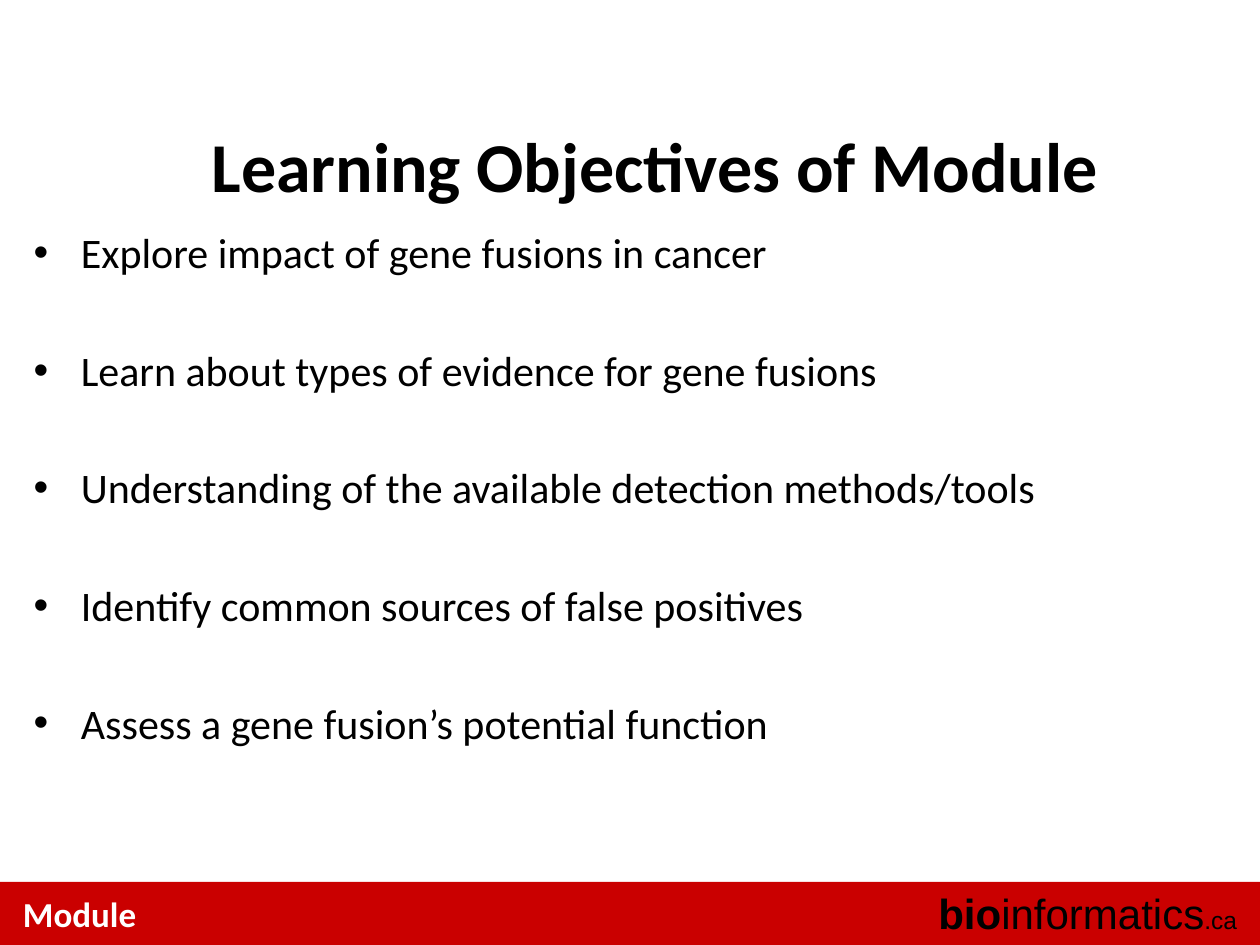
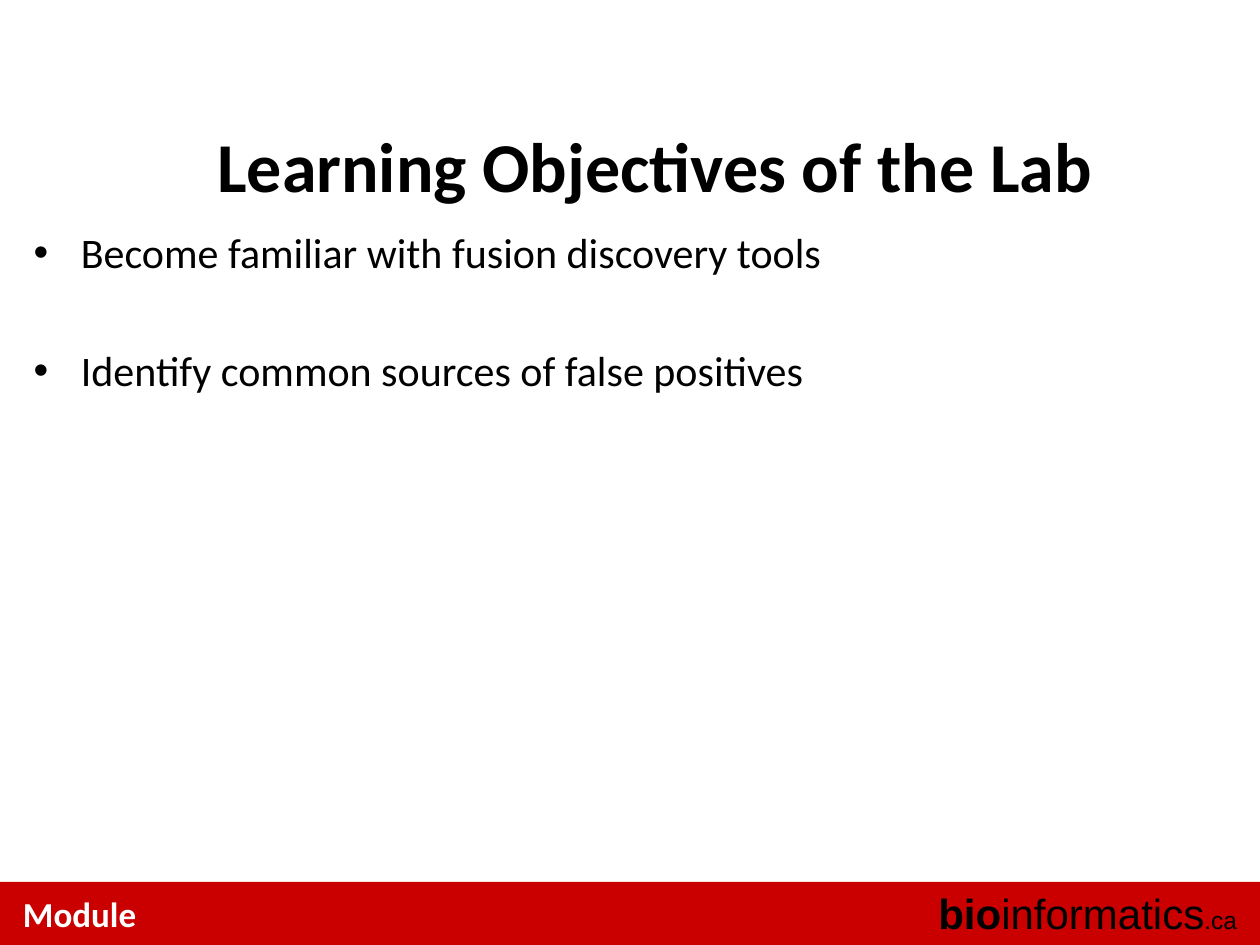
Before and after one commit to tinyheero/BICG-2016, a slide deck: slide 4 of gene_fusions/content/CBW_BiCG_GeneFusionsLab_2014.pptx. Drawn at 1260x945 pixels with LibreOffice and Linux fonts; fonts in the diff are those of the drawing. Boxes give left, top, right and bottom in pixels: in the first picture for what was removed or moved away, otherwise in the second. Text is boxed around its words. In the diff, an @@ line names an element or a change of style, - is before the commit and + after.

```diff
--- a/gene_fusions/content/CBW_BiCG_GeneFusionsLab_2014.pptx
+++ b/gene_fusions/content/CBW_BiCG_GeneFusionsLab_2014.pptx
@@ title at (217,142,1092,204): text changed @@
-Learning Objectives of Module
+Learning Objectives of the Lab
@@ text at (81,238,821,275): text changed @@
-• Explore impact of gene fusions in cancer
-• Learn about types of evidence for gene fusions
-• Understanding of the available detection methods/tools
+• Become familiar with fusion discovery tools
@@ text at (81,709,768,747): paragraph removed @@
-• Assess a gene fusion’s potential function
```
Also in this commit, not shown: 2 slides added, 1 other file.
